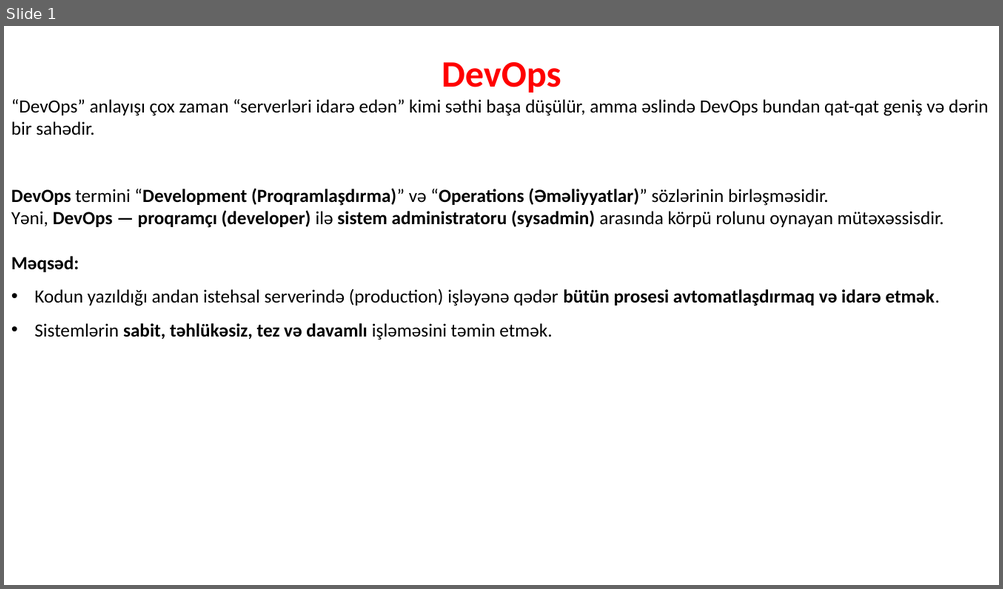
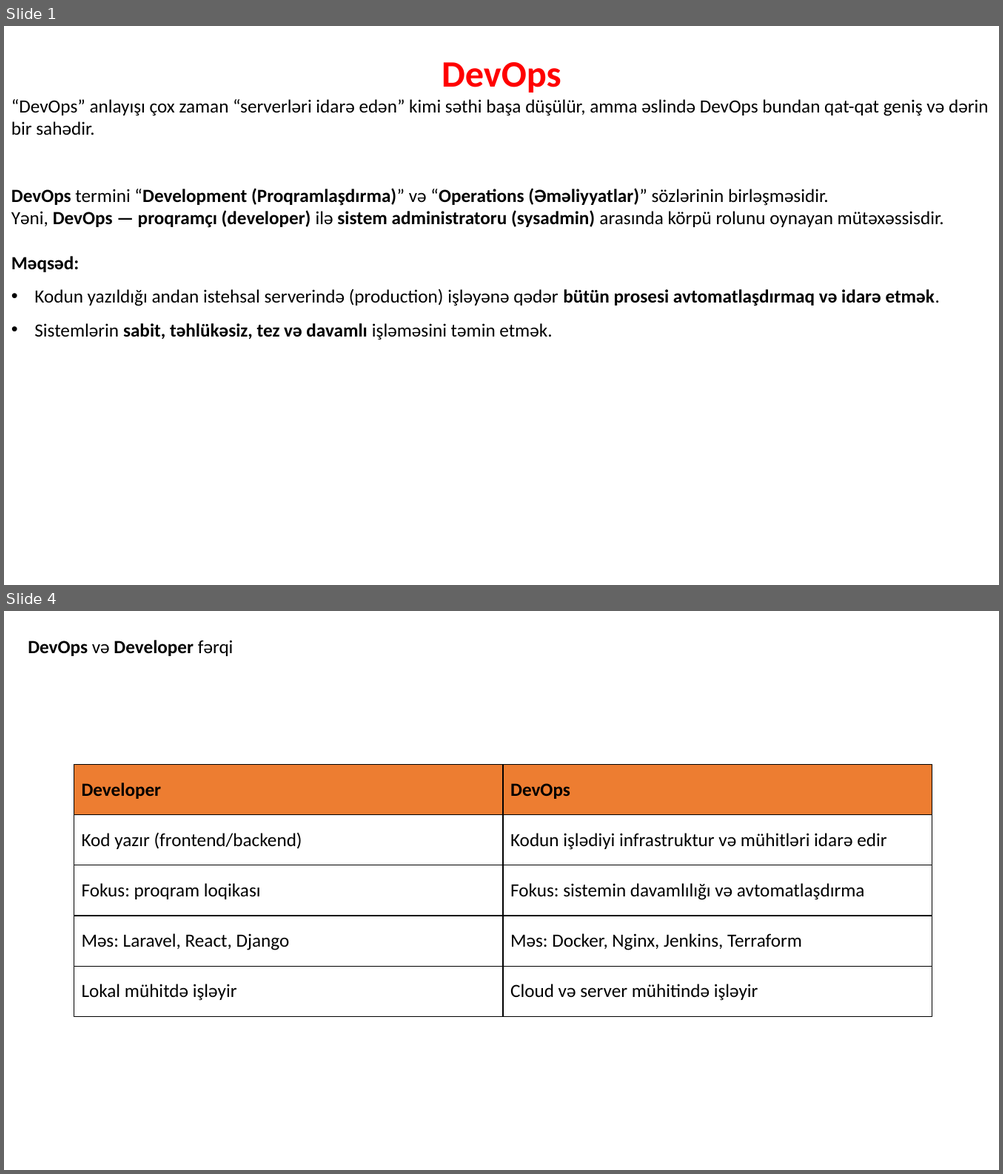
Before and after one commit to codeurient/DevOps, a slide deck: .lessons/Entry.pptx. Shown one above the other, each under a label of ours: slide 1 before the commit, slides 1 and 4 after it; the slides between them are not shown. The pictures are 1003x589 and 1003x1174 pixels, drawn with LibreOffice and Linux fonts; fonts in the diff are those of the drawing. Boxes give left, top, right and bottom in pixels: in the first picture for what was removed or moved away, otherwise in the second. Text is boxed around its words. In the diff, an @@ line names an element or a change of style, - is before the commit and + after.

```diff
--- a/.lessons/Entry.pptx
+++ b/.lessons/Entry.pptx
@@ slide 4 added at bbox=[4, 611, 999, 1170], background #FFFFFF @@
@@ text added at bbox=[28, 640, 233, 656], 18 pt, text #000000, bold @@
+DevOps və Developer fərqi
@@ table added at bbox=[74, 765, 932, 1017], 5 rows, 2 columns @@
+Developer | DevOps
+Kod yazır (frontend/backend) | Kodun işlədiyi infrastruktur və mühitləri idarə edir
+Fokus: proqram loqikası | Fokus: sistemin davamlılığı və avtomatlaşdırma
+Məs: Laravel, React, Django | Məs: Docker, Nginx, Jenkins, Terraform
+Lokal mühitdə işləyir | Cloud və server mühitində işləyir
```
Also in this commit, not shown: 1 slide changed, 1 other slide added, 3 slides removed, 6 other files.
